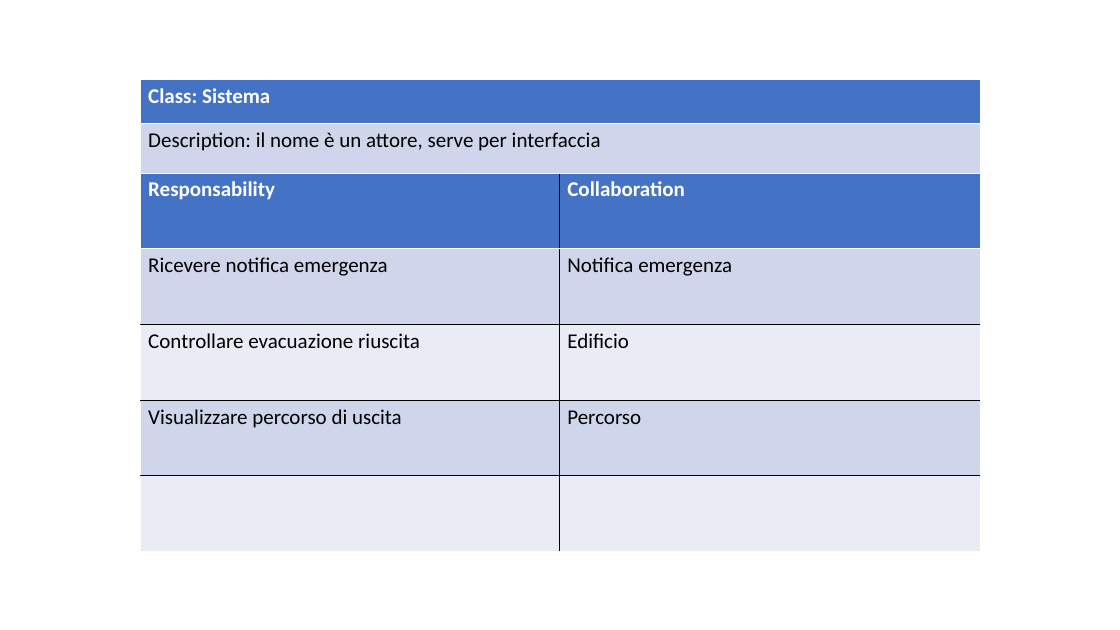
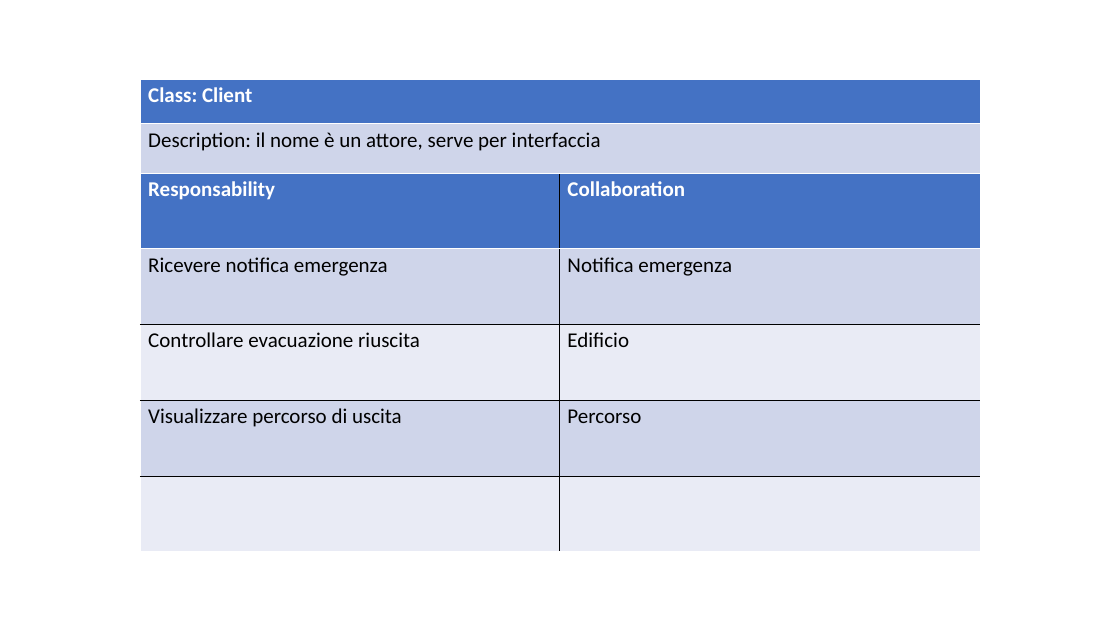
Before and after one commit to ecorradini/ProgettoIDS, a slide deck: slide 3 of AnalisiRequisiti/CRC/UT4/CRC_UT4.ppt. Drawn at 1120x630 pixels with LibreOffice and Linux fonts; fonts in the diff are those of the drawing. Boxes give left, top, right and bottom in pixels: in the first picture for what was removed or moved away, otherwise in the second. Text is boxed around its words. In the diff, an @@ line names an element or a change of style, - is before the commit and + after.

```diff
--- a/AnalisiRequisiti/CRC/UT4/CRC_UT4.ppt
+++ b/AnalisiRequisiti/CRC/UT4/CRC_UT4.ppt
@@ table at box(140, 79, 980, 173) @@
-row 1, column 1: Class: Sistema
+row 1, column 1: Class: Client
@@ line spacing 0.98 to 0.96 @@
@@ borders changed @@
```
Also in this commit, not shown: 9 other slides changed, 2 other files.
